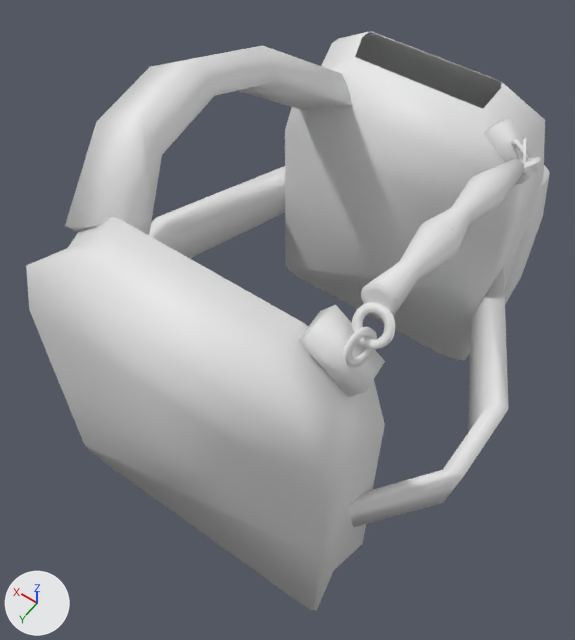
A saved change to the FBX model Contents/mods/Authentic Z - Current/media/models_X/Skinned/Clothes/TagillaBulletVest_F.fbx.
Both versions are drawn from a camera (50 mm lens) standing at (-0.00143, 0.00254, 0.01019) and looking at (0.00002, 0.00052, 0.00701). The axes (+X, +Y, +Z) are drawn at lower left. The lights are the same throughout. Vertices at the same position are counted once.

The older version as bpy lines, for what is in view:
```python
me_cube_010 = bpy.data.meshes.new('Cube.010')
me_cube_010.from_pydata(...)  # 1282 vertices, 803 faces; spans x -0.00112..0.00109, y -0.00101..0.00141, z 0.00618..0.00823
me_cube_010.materials.append(mat_material_001)  # its picture is missing
ob_cube_009 = bpy.data.objects.new('Cube.009', me_cube_010)
ob_cube_009.location = (0.0, 0.0, 0.0)
```
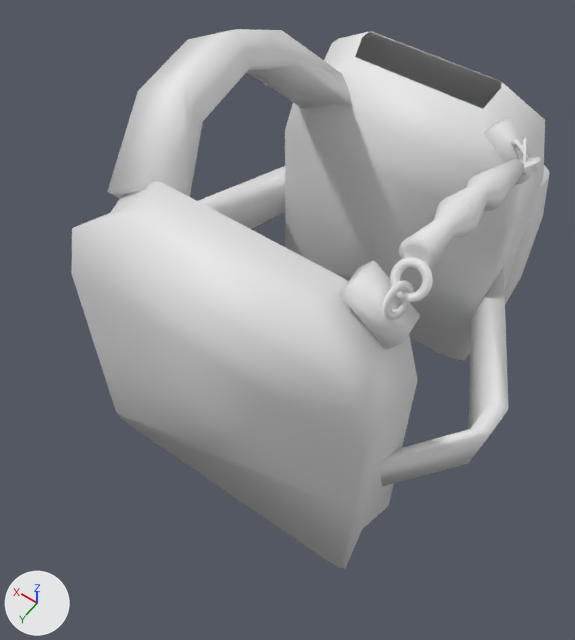
Edits to the scene script, one JSON object a line:
```json
{"block": "me_cube_010", "where": "# used by ob_cube_009; location = (0.0, 0.0, 0.0)"}
{"op": "remove", "block": "me_cube_010", "code": "me_cube_010.from_pydata(...)  # 1282 vertices, 803 faces; spans x -0.00112..0.00109, y -0.00101..0.00141, z 0.00618..0.00823"}
{"op": "add", "block": "me_cube_010", "code": "me_cube_010.from_pydata(...)  # 1283 vertices, 803 faces; spans x -0.00112..0.00109, y -0.00101..0.00115, z 0.00618..0.00823"}
{"block": "me_cube_010", "change": "me_cube_010 part 1: the loose piece of 8 vertices spanning x -0.00076..-0.00047, y 0.00097..0.00115, z 0.00774..0.008 is moved by (0.0, -0.00026, 0.0)"}
{"block": "me_cube_010", "change": "me_cube_010 part 2: the loose piece of 42 vertices spanning x -0.0008..0.00078, y 0.00099..0.00141, z 0.00618..0.00794 is moved by (0.0, -0.00026, 0.0)"}
{"block": "me_cube_010", "change": "me_cube_010 part 3: the loose piece of 128 vertices spanning x -0.00077..-0.0006, y 0.00093..0.00105, z 0.00792..0.00806 is moved by (0.0, -0.00026, 0.0)"}
{"block": "me_cube_010", "change": "me_cube_010 part 4: the loose piece of 128 vertices spanning x -0.00071..-0.00065, y 0.00098..0.00113, z 0.00786..0.00801 is deleted"}
{"block": "me_cube_010", "change": "me_cube_010 part 5: 171 vertices moved from x -0.00077..-0.00059, y -0.00037..0.00095, z 0.00782..0.00814 to x -0.00077..-0.00059, y -0.00037..0.00076, z 0.00782..0.00814; 11 vertices removed from x -0.00071..-0.00065, y 0.00053..0.00095, z 0.00793..0.00801; 140 vertices added at x -0.00071..-0.00065, y 0.00038..0.00087, z 0.00786..0.00801"}
{"block": "me_cube_010", "change": "me_cube_010 part 6: 16 vertices moved from x 0.00039..0.00086, y 0.00002..0.00113, z 0.00764..0.00823 to x 0.00039..0.00086, y -0.00013..0.00087, z 0.00764..0.00823"}
{"block": "me_cube_010", "change": "me_cube_010 part 7: 8 vertices moved from x 0.00068..0.00106, y 0.00074..0.0012, z 0.00662..0.00695 to x 0.00068..0.00106, y 0.00048..0.00094, z 0.00662..0.00695"}
{"block": "me_cube_010", "change": "me_cube_010 part 8: 8 vertices moved from x -0.00111..-0.00064, y 0.00072..0.00119, z 0.0066..0.00695 to x -0.00111..-0.00064, y 0.00046..0.00093, z 0.0066..0.00695"}
```

Changed parts and their boxes [x1, y1, x2, y2] in the pictures (575 x 640 px; the box of a moved part takes in the faces that stretch with it):
```json
{"object": "Cube.009", "change": "reshaped", "before": [26, 32, 550, 611], "after": [72, 29, 550, 568], "on screen": "9% narrower, 7% shorter"}
{"part": 1, "of": "me_cube_010", "change": "moved or reshaped", "before": [298, 305, 385, 397], "after": [339, 261, 420, 349]}
{"part": 2, "of": "me_cube_010", "change": "moved or reshaped", "before": [26, 217, 385, 611], "after": [72, 181, 418, 568]}
{"part": 3, "of": "me_cube_010", "change": "moved or reshaped", "before": [352, 302, 395, 350], "after": [390, 257, 433, 302]}
{"part": 4, "of": "me_cube_010", "change": "deleted", "before": [343, 327, 377, 367]}
{"part": 5, "of": "me_cube_010", "change": "moved or reshaped", "before": [361, 142, 523, 318], "after": [383, 142, 523, 320]}
{"part": 6, "of": "me_cube_010", "change": "moved or reshaped", "before": [65, 45, 352, 235], "after": [107, 29, 352, 198]}
{"part": 7, "of": "me_cube_010", "change": "moved or reshaped", "before": [149, 218, 171, 248], "on screen": "not visible afterwards"}
{"part": 8, "of": "me_cube_010", "change": "moved or reshaped", "before": [348, 402, 508, 527], "after": [379, 402, 508, 486]}
```
